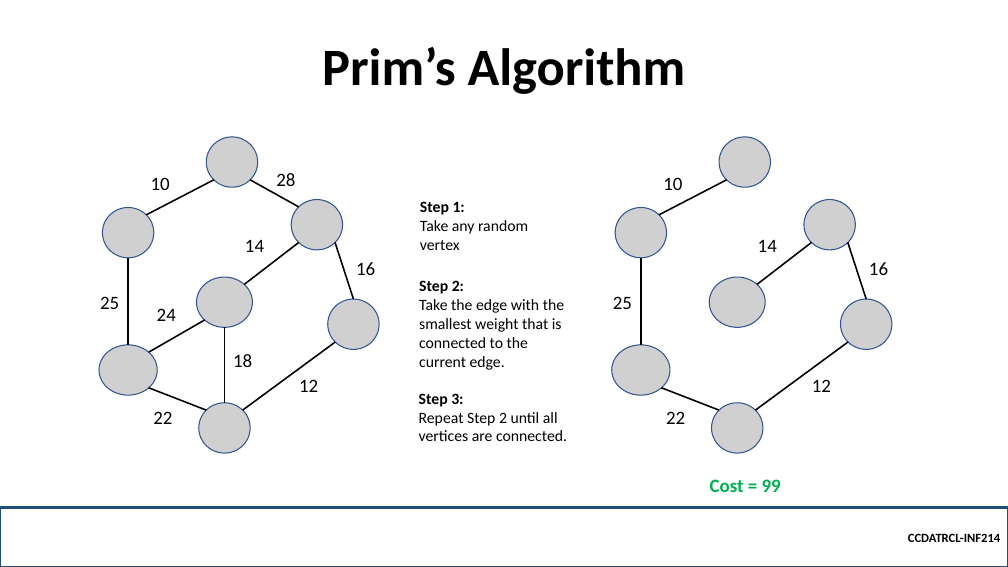
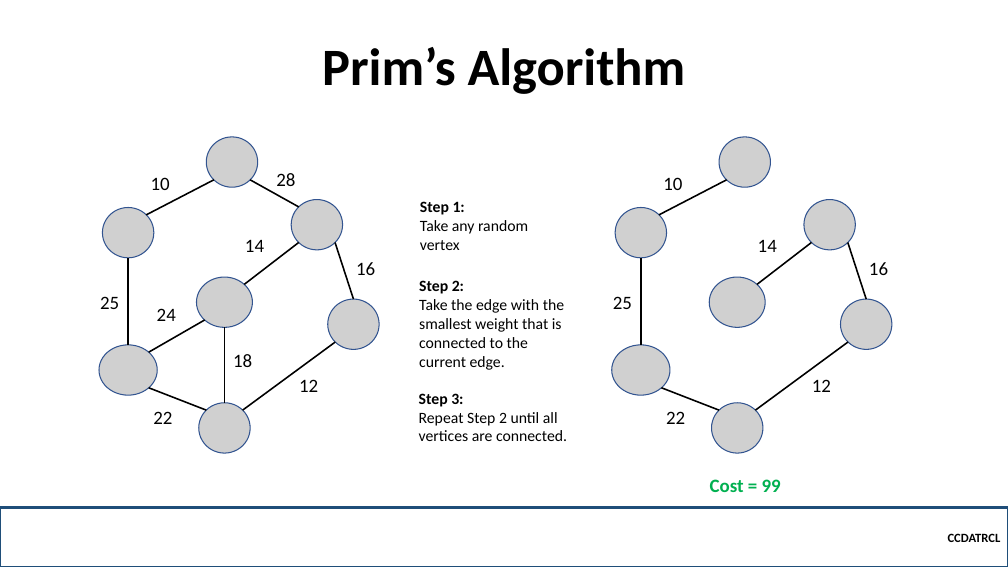
Before and after one commit to robitussin/CCDATRCL, a slide deck: slide 10 of 10 - Spanning Tree/Spanning Tree Algorithms.pptx. Drawn at 1008x567 pixels with LibreOffice and Linux fonts; fonts in the diff are those of the drawing; grey boxes stand for pictures; background and template pictures are left out. Boxes give left, top, right and bottom in pixels: in the first picture for what was removed or moved away, otherwise in the second. Text is boxed around its words. In the diff, an @@ line names an element or a change of style, - is before the commit and + after.

```diff
--- a/10 - Spanning Tree/Spanning Tree Algorithms.pptx
+++ b/10 - Spanning Tree/Spanning Tree Algorithms.pptx
@@ text in rectangle at box(948, 533, 1001, 542): text changed @@
-CCDATRCL-INF214
+CCDATRCL
```
Also in this commit, not shown: 13 other slides changed, 34 other files.
